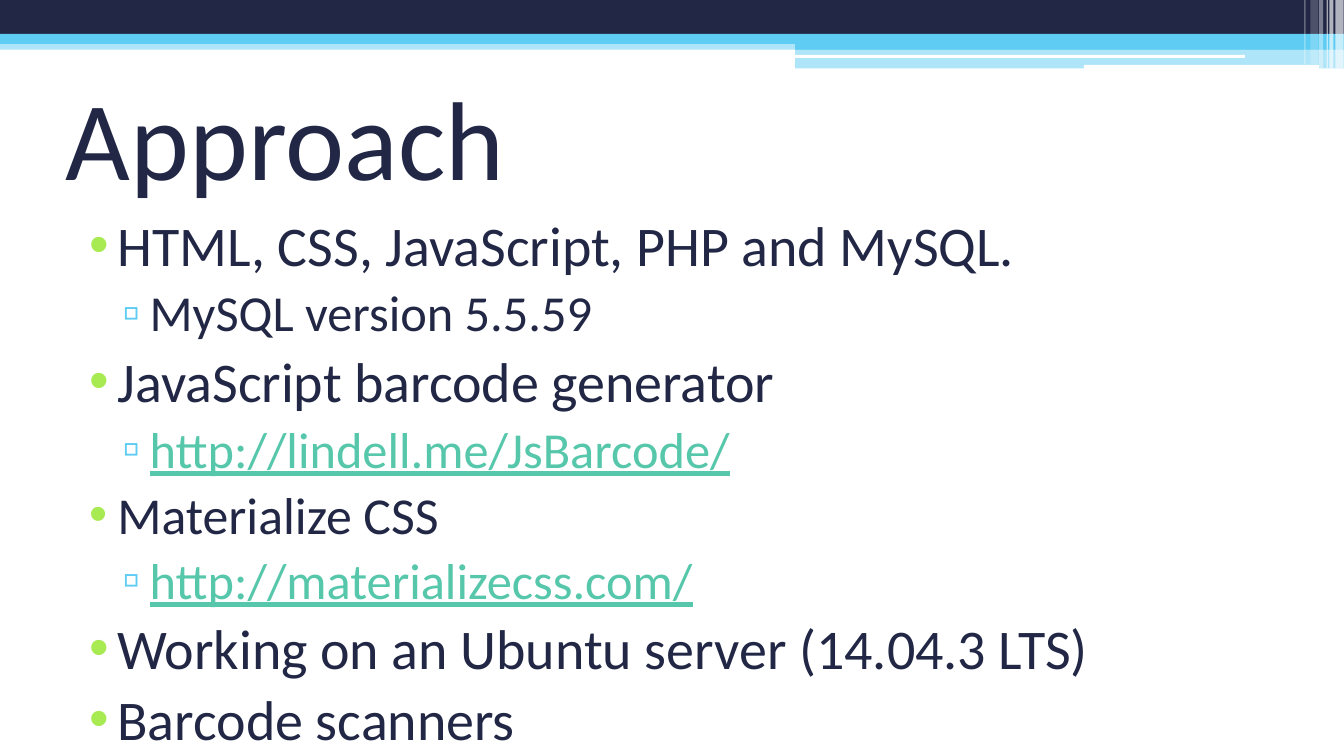
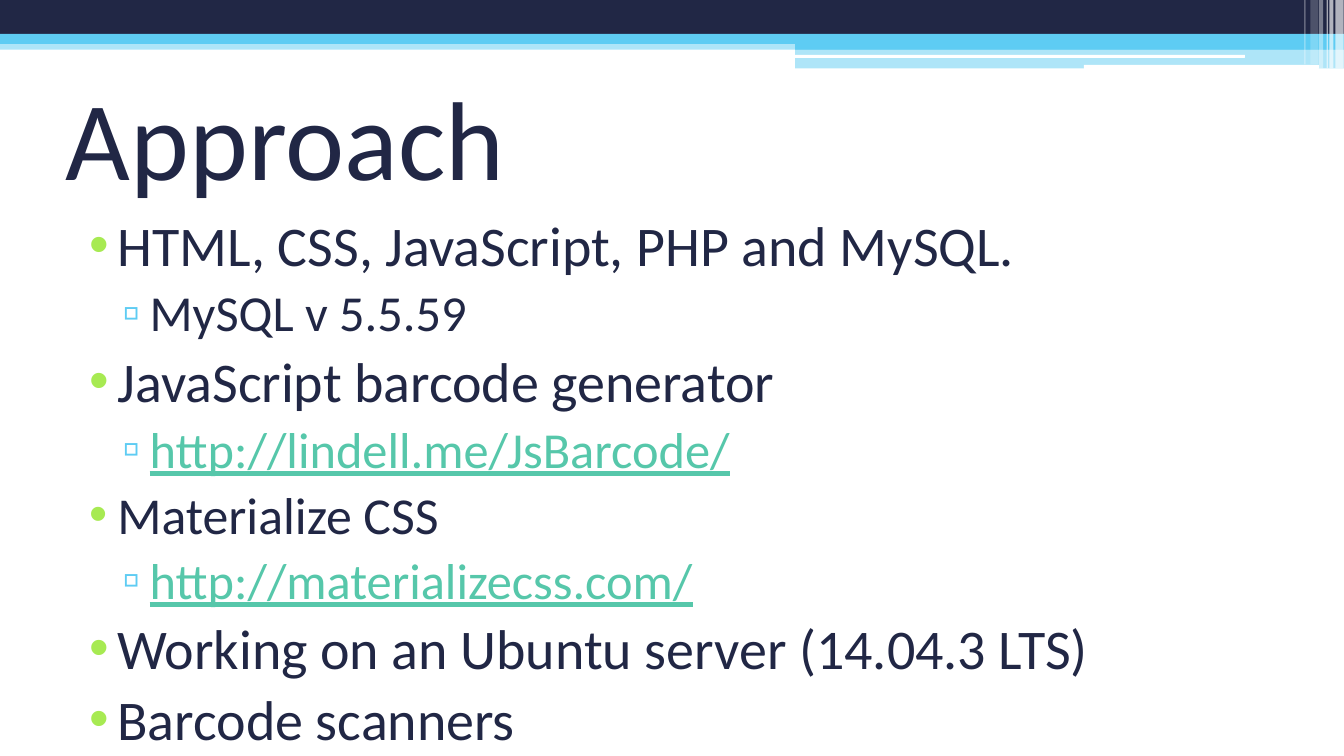
Before and after one commit to sylve0n/CIS260-PowerPoint, a slide deck: slide 6 of PC Repair Clinic Inventory System.pptx. Drawn at 1344x756 pixels with LibreOffice and Linux fonts; fonts in the diff are those of the drawing. Boxes give left, top, right and bottom in pixels: in the first picture for what was removed or moved away, otherwise in the second. Text is boxed around its words. In the diff, an @@ line names an element or a change of style, - is before the commit and + after.

```diff
--- a/PC Repair Clinic Inventory System.pptx
+++ b/PC Repair Clinic Inventory System.pptx
@@ text at (150, 298, 466, 339): text changed @@
-  ▫ MySQL version 5.5.59
+  ▫ MySQL v 5.5.59
```
Also in this commit, not shown: 2 other slides changed, 1 other file.
